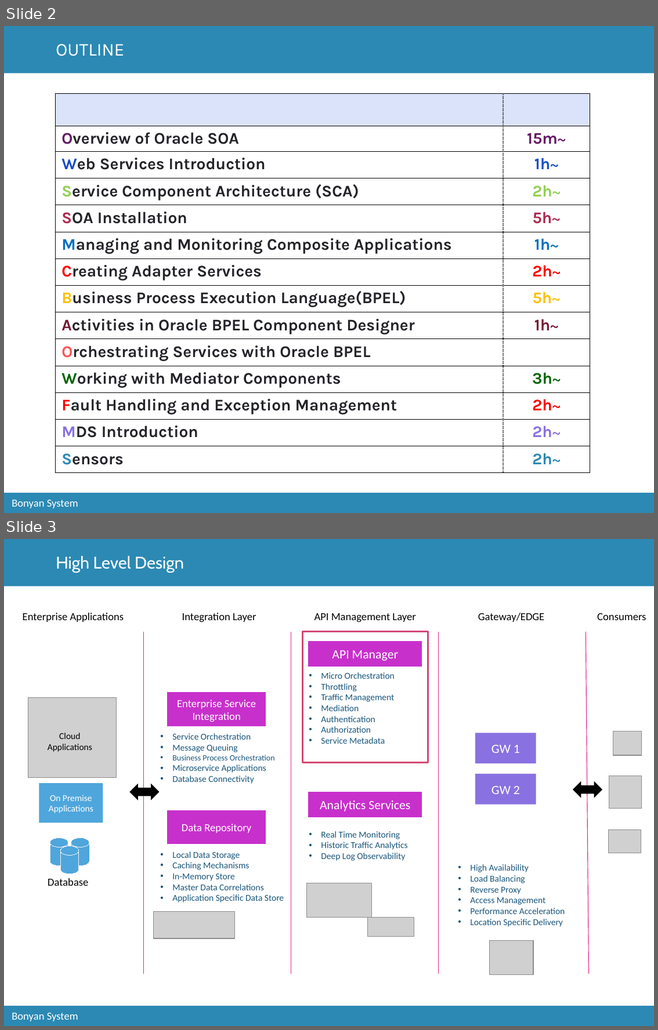
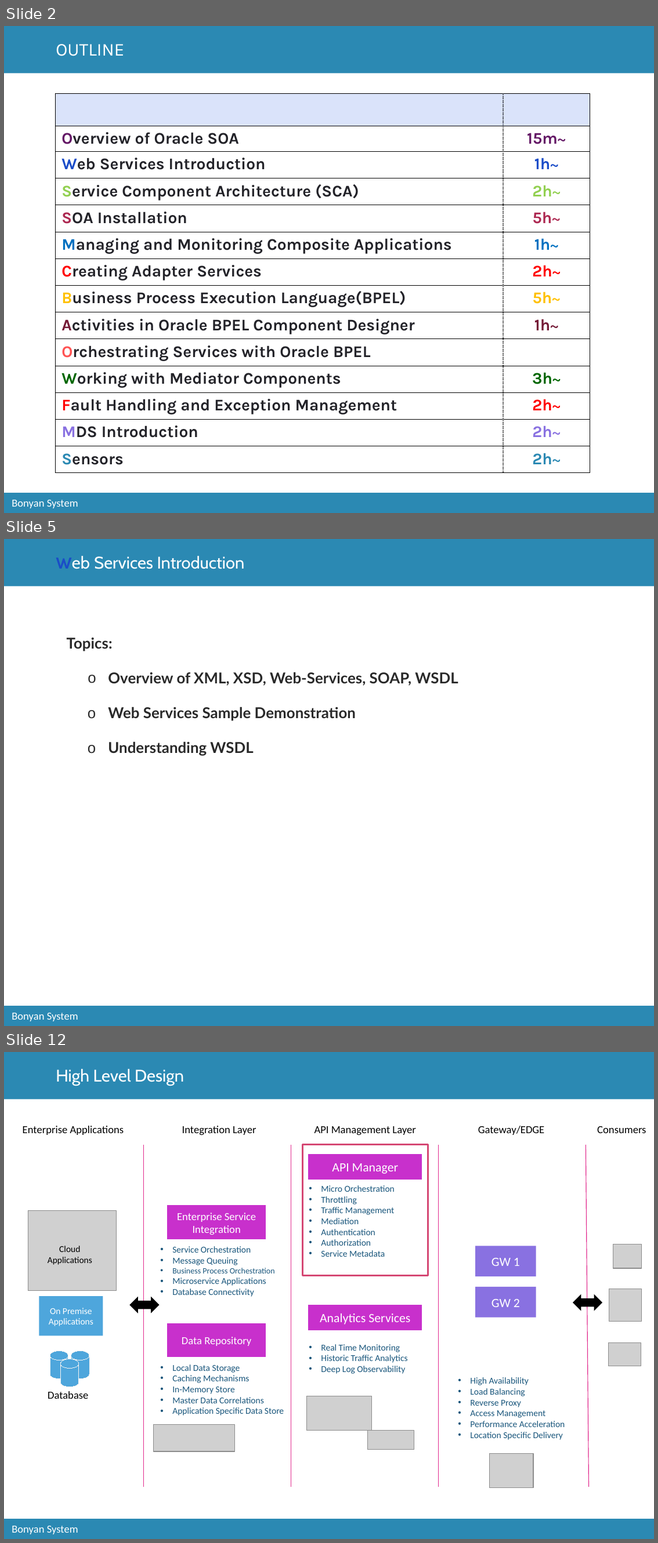
Before and after one commit to catcry/soaTraining, a slide deck: Presentation/soaTrainingPresentation.pptx. Shown one above the other, each under a label of ours: slides 2 and 3 before the commit, slides 2, 5 and 12 after it; the slides between them are not shown. The pictures are 658x1030 and 658x1543 pixels, drawn with LibreOffice and Linux fonts; fonts in the diff are those of the drawing; grey boxes stand for pictures; background and template pictures are left out. Boxes give left, top, right and bottom in pixels: in the first picture for what was removed or moved away, otherwise in the second. Text is boxed around its words. In the diff, an @@ line names an element or a change of style, - is before the commit and + after.

```diff
--- a/Presentation/soaTrainingPresentation.pptx
+++ b/Presentation/soaTrainingPresentation.pptx
@@ slide 5 added at box(4, 539, 654, 1026), background #FFFFFF; not listed: 3 template elements that a slide beside it also shows @@
@@ title added at box(56, 556, 245, 569), 18.8 pt, text #FFFFFF @@
+Web Services Introduction
@@ text added at box(67, 638, 458, 756), 16.6 pt, text #292929, bold @@
+  Topics:
+    o Overview of XML, XSD, Web-Services, SOAP, WSDL
+    o Web Services Sample Demonstration
+    o Understanding WSDL
@@ what was slide 3 is now slide 12 @@
```
Also in this commit, not shown: 8 other slides added, 3 other files.
